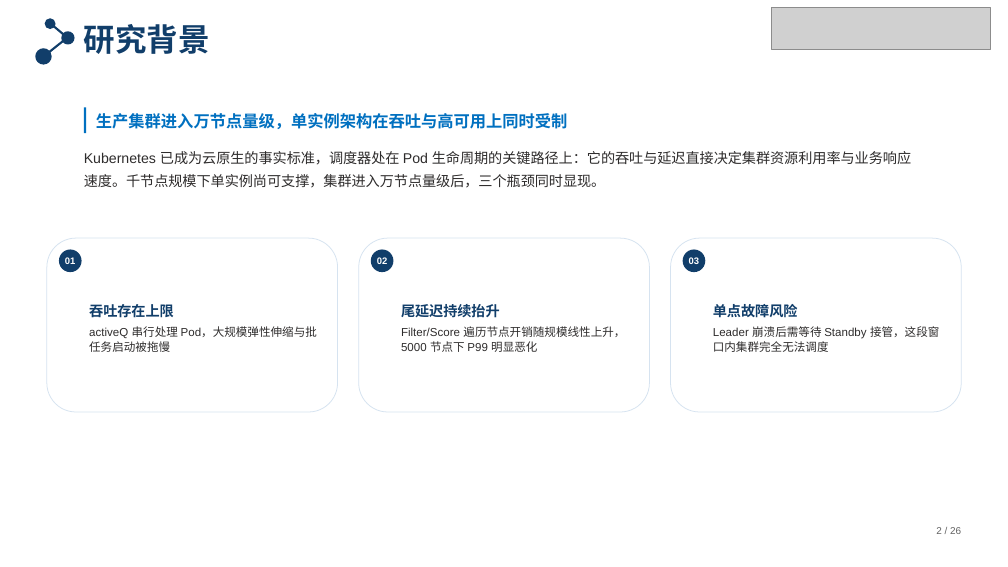
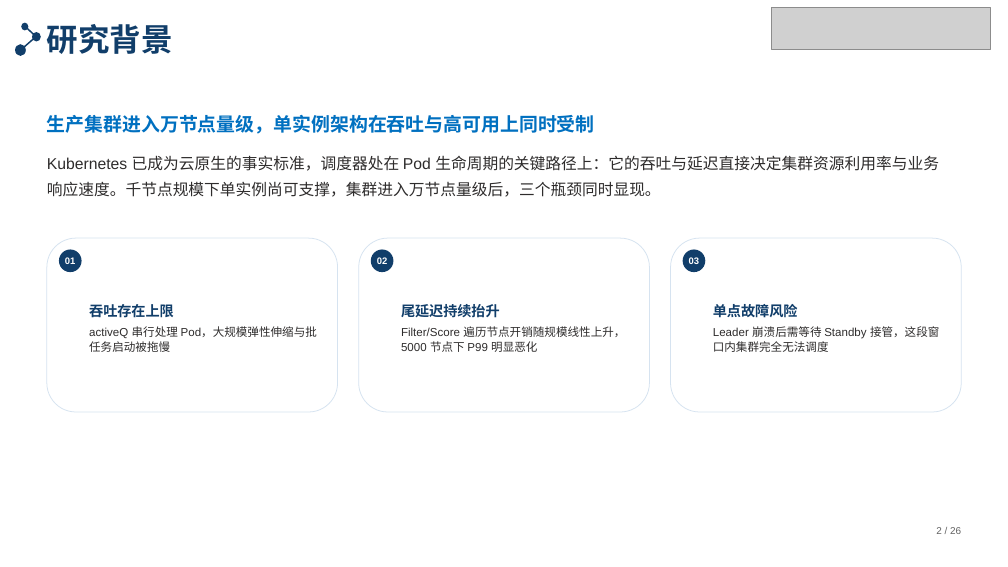
Before and after one commit to tengfei86/godel-scheduler, a slide deck: slide 2 of docs/thesis/defense/答辩PPT-北航模板版.pptx. Drawn at 1008x567 pixels with LibreOffice and Linux fonts; fonts in the diff are those of the drawing; grey boxes stand for pictures. Boxes give left, top, right and bottom in pixels: in the first picture for what was removed or moved away, otherwise in the second. Text is boxed around its words. In the diff, an @@ line names an element or a change of style, - is before the commit and + after.

```diff
--- a/docs/thesis/defense/答辩PPT-北航模板版.pptx
+++ b/docs/thesis/defense/答辩PPT-北航模板版.pptx
@@ freeform shape: place and size @@
-freeform shape at (36,18,75,64)
+freeform shape at (15,23,41,56)
@@ text "研究背景": place and size @@
-text "研究背景" at (84,24,210,54)
+text "研究背景" at (47,24,173,54)
@@ text "生产集群进入万节点量级，单实例架构在吞吐与高可用上同时受制": place and size @@
-text "生产集群进入万节点量级，单实例架构在吞吐与高可用上同时受制" at (96,113,568,129)
+text "生产集群进入万节点量级，单实例架构在吞吐与高可用上同时受制" at (47,115,595,134)
@@ text "生产集群进入万节点量级，单实例架构在吞吐与高可用上同时受制" at (47,115,595,134): size 15.5 to 18 pt; line spacing 1 to 1.1 @@
@@ rectangle removed at (84,107,86,133) @@
@@ text "Kubernetes 已成为云原生的事实标准，调度器处在 Pod 生命周期的关键路径上：它的吞吐与延迟直接决定集群资源利 ...": place and size @@
-text "Kubernetes 已成为云原生的事实标准，调度器处在 Pod 生命周期的关键路径上：它的吞吐与延迟直接决定集群资源利 ..." at (84,151,911,188)
+text "Kubernetes 已成为云原生的事实标准，调度器处在 Pod 生命周期的关键路径上：它的吞吐与延迟直接决定集群资源利 ..." at (47,155,939,197)
@@ text "Kubernetes 已成为云原生的事实标准，调度器处在 Pod 生命周期的关键路径上：它的吞吐与延迟直接决定集群资源利 ..." at (47,155,939,197): size 13.5 to 15 pt; line spacing 1.4 to 1.35 @@
```
Also in this commit, not shown: 30 other slides changed, 2 other files.
